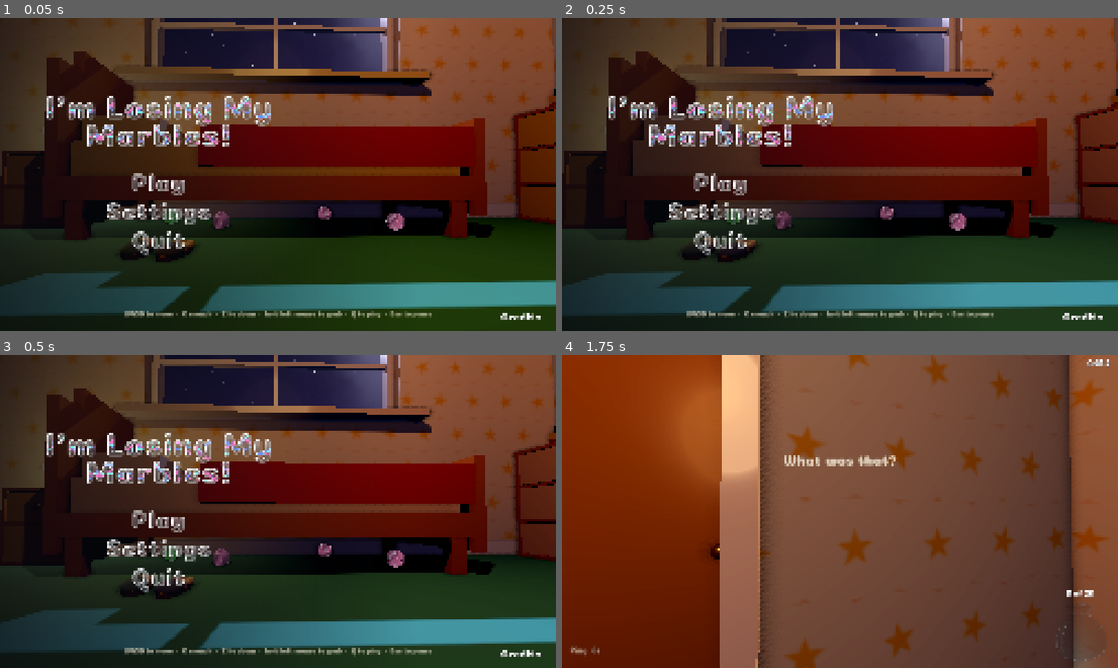
Above: before the commit, frames 1-4 (two rows, left to right).
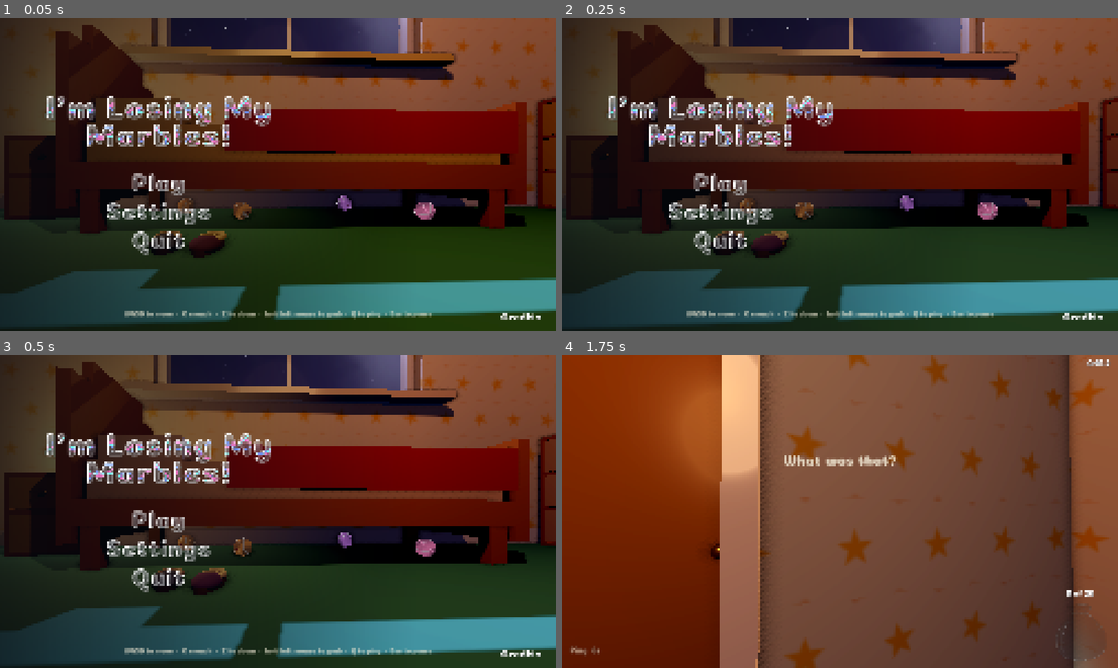
Above: after the commit, the same moments.

Repository: westo27/rummage
Game: Godot game, scene res://scenes/title.tscn
Two runs of this game, one before a commit and one after it. Both use one fixed random seed, a clock stepped at 60 frames per second and the inputs below.
Inputs (mouse positions are in pixels of both pictures, inside the frame that each line leads up to):
- Up to frame 1 (0.05 s): no input
- Up to frame 2 (0.25 s): no input
- Up to frame 3 (0.5 s): no input
- Up to frame 4 (1.75 s): click (717, 520) at 0.5 s; tap Enter at 1.25 s; move the mouse to (867, 511) at 1.27 s; hold W (move_forward) from 1.28 s (still down); hold Q (ping) from 1.28 s (still down); click (867, 511) at 1.42 s; tap Shift (run) at 1.55 s

The runs differ from the first frame. In frame 1, 35% of the frame differs, in the area x 0-100%, y 0-99%; in frame 2, 35%; in frame 3, 35%; in frame 4, nothing differs.

Commit message:
Doodle faces: 20 named variants (new eyes, mouths, brows, nose, freckles, moustache, glasses, tuft) and a numbered sheet to choose from

Diff:
--- a/scripts/doodle_face.gd
+++ b/scripts/doodle_face.gd
@@ -6,22 +6,63 @@
 ## The creature's shader (creature_marble.gdshader) draws it in 3D; draw()
 ## here is the bag's small 2D version.
 
-enum Eyes { DOTS, RINGS, LASHES }
-enum Mouth { SMILE, GRIN, WONKY }
+enum Eyes { DOTS, RINGS, LASHES, BEANS, GOOGLY, SLEEPY, STARS, HEARTS, SPIRAL, WINK }
+enum Mouth { SMILE, GRIN, WONKY, CAT, TONGUE, BUCK, ZIGZAG, KISS, TOOTHY }
+## Extra bits, as flags.
+const BROWS: int = 1
+const NOSE: int = 2
+const FRECKLES: int = 4
+const TASH: int = 8
+const GLASSES: int = 16
+const TUFT: int = 32
+
+## The named faces: [name, eyes, mouth, extras].
+const VARIANTS: Array = [
+	["Classic", Eyes.DOTS, Mouth.SMILE, 0],
+	["Ringo", Eyes.RINGS, Mouth.GRIN, 0],
+	["Lashes", Eyes.LASHES, Mouth.SMILE, 0],
+	["Bean", Eyes.BEANS, Mouth.CAT, 0],
+	["Googly", Eyes.GOOGLY, Mouth.WONKY, 0],
+	["Dozy", Eyes.SLEEPY, Mouth.SMILE, 0],
+	["Starry", Eyes.STARS, Mouth.GRIN, 0],
+	["Lovey", Eyes.HEARTS, Mouth.SMILE, 0],
+	["Cheeky", Eyes.DOTS, Mouth.TONGUE, 0],
+	["Bucky", Eyes.RINGS, Mouth.BUCK, NOSE],
+	["Swot", Eyes.DOTS, Mouth.SMILE, GLASSES | NOSE],
+	["Worrier", Eyes.GOOGLY, Mouth.ZIGZAG, BROWS],
+	["Freckles", Eyes.RINGS, Mouth.GRIN, FRECKLES],
+	["Tash", Eyes.DOTS, Mouth.SMILE, TASH | NOSE],
+	["Kissy", Eyes.LASHES, Mouth.KISS, 0],
+	["Toothy", Eyes.BEANS, Mouth.TOOTHY, BROWS],
+	["Dizzy", Eyes.SPIRAL, Mouth.WONKY, 0],
+	["Tufty", Eyes.DOTS, Mouth.CAT, TUFT],
+	["Winky", Eyes.WINK, Mouth.TONGUE, 0],
+	["Posh", Eyes.LASHES, Mouth.SMILE, BROWS | NOSE],
+]
+## Which of VARIANTS creatures pick from.
+const IN_PLAY: Array[int] = [0, 1, 2, 3, 4, 5, 6, 7, 8, 9, 10, 11, 12, 13, 14, 15, 16, 17, 18, 19]
 
 const INK := Color(0.03, 0.02, 0.09)
 const CHEEK := Color(1.0, 0.42, 0.55, 0.6)
 
 var eyes: Eyes = Eyes.DOTS
 var mouth: Mouth = Mouth.SMILE
+var extras: int = 0
 ## -1..1: one eye a touch bigger and higher than the other.
 var lop: float = 0.0
 
 
 static func random() -> DoodleFace:
+	return variant(IN_PLAY.pick_random())
+
+
+## One of VARIANTS, drawn a little lopsided at random.
+static func variant(index: int) -> DoodleFace:
 	var face := DoodleFace.new()
-	face.eyes = randi() % Eyes.size() as Eyes
-	face.mouth = randi() % Mouth.size() as Mouth
+	var v: Array = VARIANTS[index]
+	face.eyes = v[1]
+	face.mouth = v[2]
+	face.extras = v[3]
 	face.lop = randf_range(-1.0, 1.0)
 	return face
 
@@ -29,6 +70,7 @@
 func apply(mat: ShaderMaterial) -> void:
 	mat.set_shader_parameter("face_eyes", eyes)
 	mat.set_shader_parameter("face_mouth", mouth)
+	mat.set_shader_parameter("face_extras", extras)
 	mat.set_shader_parameter("face_lop", lop)
 
 
--- a/shaders/creature_marble.gdshader
+++ b/shaders/creature_marble.gdshader
@@ -16,11 +16,13 @@
 // How brightly the glass glows on its own, so it reads in the dark room.
 uniform float glow = 0.5;
 
-// Which face this marble has (picked by Creature, shared with its bag
-// marble): eyes 0 dots, 1 rings, 2 rings with lashes; mouth 0 smile, 1 open
-// grin, 2 wonky smile; and how lopsided it's drawn, -1..1.
+// Which face this marble has (picked by Creature from DoodleFace, shared
+// with its bag marble): the kind of eyes and mouth (see doodle_eye and
+// doodle_mouth), extras as bits (see doodle_extras), and how lopsided it's
+// drawn, -1..1.
 uniform int face_eyes = 0;
 uniform int face_mouth = 0;
+uniform int face_extras = 0;
 uniform float face_lop = 0.0;
 // Per eye (x left, y right): size, height (0 shut .. 1 open), pupil size
 // (under 1 when wide-eyed).
@@ -105,58 +107,179 @@
 	return 1.0 - smoothstep(w - aa, w, length(pa - ba * h));
 }
 
-// One doodled eye. kind 0: an inked dot. 1: a ring with a dot pupil.
-// 2: a ring and dot with three lashes. `open` squashes it shut (blink,
-// squint); `wide` draws it bigger with a smaller pupil. Returns (ink, the
-// little highlight left blank in the pupil, which is what glints).
-vec2 doodle_eye(vec2 f, vec2 c, float size, float open, float wide, vec2 look, int kind, float s) {
+// One doodled eye; `side` is -1 for the left, 1 for the right. Kinds:
+// 0 inked dot, 1 ring with a dot pupil, 2 ring and dot with lashes, 3 tall
+// bean, 4 googly (big ring, small droopy pupil), 5 sleepy (half-lidded),
+// 6 star, 7 heart, 8 spiral, 9 winking (the right eye a "^").
+// `open` squashes it shut (blink, squint); `wide` draws it bigger. Returns
+// (ink, the little highlight left blank in it, which is what glints).
+vec2 doodle_eye(vec2 f, vec2 c, float size, float open, float wide, vec2 look, int kind, float side, float s) {
 	float h = max(open, 0.05);
 	vec2 g = vec2(f.x, c.y + (f.y - c.y) / h);  // squash toward the eye's middle line
 	float r = 0.11 * size * (1.0 + wide * 0.35);
 	float w = 0.03;
+	float aa = fwidth(f.x) * 1.2;
 	if (open < 0.3) {
 		// Shut: just a line.
 		return vec2(ink_stroke(f, c - vec2(r, 0.0), c + vec2(r, 0.0), w), 0.0);
 	}
+	if (kind == 9 && side > 0.0) {
+		return vec2(ink_ring(f, c - vec2(0.0, 0.05), 0.1, w, s, 0.35, 2.79), 0.0);
+	}
 	float pupil_r = r * mix(0.55, 0.38, wide);
 	vec2 pc = c + look * r * 0.45 + vec2(0.0, -r * 0.1);
-	vec2 dot_r = kind == 0 ? vec2(r * 0.62, r * 0.78) : vec2(pupil_r);
-	float spark = ink_dot(g, pc + vec2(-0.32, 0.36) * dot_r, dot_r * 0.3, s + 7.0);
+	vec2 d = (g - c) / r;
+	float ink = 0.0;
+	vec2 dot_r = vec2(pupil_r);
+	bool has_spark = true;
 	if (kind == 0) {
-		return vec2(ink_dot(g, pc, dot_r, s) * (1.0 - spark), spark);
-	}
-	float eye = max(ink_ring(g, c, r, w, s, -4.0, 4.0), ink_dot(g, pc, vec2(pupil_r), s + 3.0));
-	if (kind == 2) {
-		for (int i = 0; i < 3; i++) {
-			float a = 1.15 + float(i) * 0.42;
-			vec2 dir = vec2(cos(a), sin(a));
-			if (c.x < 0.0) {
-				dir.x = -dir.x;  // lashes flick outward on both sides
+		dot_r = vec2(r * 0.62, r * 0.78);
+		ink = ink_dot(g, pc, dot_r, s);
+	} else if (kind == 3) {
+		dot_r = vec2(r * 0.5, r * 1.05);
+		ink = ink_dot(g, pc, dot_r, s);
+	} else if (kind == 4) {
+		// The pupil rattles round the bottom of a big ring.
+		pc = c + look * r * 0.7 + vec2(0.0, -r * 0.6);
+		dot_r = vec2(r * 0.36);
+		ink = max(ink_ring(g, c, r * 1.25, w, s, -4.0, 4.0), ink_dot(g, pc, dot_r, s + 3.0));
+	} else if (kind == 5) {
+		// A heavy lid across the middle, the pupil peeping under it.
+		pc = c + vec2(look.x * r * 0.4, -r * 0.42);
+		dot_r = vec2(r * 0.42);
+		float pupil = ink_dot(g, pc, dot_r, s + 3.0) * step(g.y, c.y + r * 0.05);
+		ink = max(max(ink_ring(g, c, r, w, s, -3.14, 0.1), ink_stroke(g, c + vec2(-r * 1.05, r * 0.05), c + vec2(r * 1.05, r * 0.05), w)), pupil);
+	} else if (kind == 6) {
+		float ang = atan(d.y, d.x);
+		float k = pow(0.5 + 0.5 * cos(5.0 * (ang - 1.5708)), 2.5);
+		float edge = mix(0.48, 1.12, k);
+		ink = 1.0 - smoothstep(edge - aa / r, edge, length(d));
+		pc = c;
+		dot_r = vec2(r * 0.4);
+	} else if (kind == 7) {
+		vec2 q = d * 1.25 + vec2(0.0, 0.25);
+		float hh = pow(q.x * q.x + q.y * q.y - 1.0, 3.0) - q.x * q.x * q.y * q.y * q.y;
+		ink = 1.0 - smoothstep(-0.02, 0.02, hh);
+		pc = c + vec2(0.0, r * 0.1);
+		dot_r = vec2(r * 0.45);
+	} else if (kind == 8) {
+		vec2 e = d / 1.3;
+		float rr = length(e);
+		float a = atan(e.y, e.x) / 6.283;
+		float dist = abs(fract(rr * 1.6 - a + 0.5) - 0.5) / 1.6 * 1.3;
+		float lw = w * 0.75 / r;
+		ink = (1.0 - smoothstep(lw - aa / r, lw, dist)) * step(rr, 1.0);
+		has_spark = false;
+	} else {
+		ink = max(ink_ring(g, c, r, w, s, -4.0, 4.0), ink_dot(g, pc, dot_r, s + 3.0));
+		if (kind == 2) {
+			for (int i = 0; i < 3; i++) {
+				float a = 1.15 + float(i) * 0.42;
+				vec2 dir = vec2(cos(a), sin(a));
+				dir.x *= -side;  // lashes flick outward on both sides
+				ink = max(ink, ink_stroke(g, c + dir * r, c + dir * r * 1.55, w * 0.8));
 			}
-			eye = max(eye, ink_stroke(g, c + dir * r, c + dir * r * 1.55, w * 0.8));
 		}
 	}
-	return vec2(eye * (1.0 - spark), spark);
-}
-
-// The doodled mouth. kind 0: a smile. 1: an open grin, outlined. 2: a
-// wonky line with a dimple. Startled is always a little "o"; happy, a big grin.
+	float spark = has_spark ? ink_dot(g, pc + vec2(-0.32, 0.36) * dot_r, dot_r * 0.3, s + 7.0) : 0.0;
+	return vec2(ink * (1.0 - spark), spark);
+}
+
+// The doodled mouth. Kinds: 0 smile, 1 open grin, 2 wonky smile with a
+// dimple, 3 cat "w", 4 tongue out, 5 buck teeth, 6 nervous zigzag,
+// 7 kissy "3", 8 toothy grin. Startled is always a little "o"; happy, a big
+// grin (toothy stays toothy).
 float doodle_mouth(vec2 f, int kind, float wide, float happy_amount, float s) {
 	vec2 c = vec2(0.0, -0.17);
 	float w = 0.028;
 	if (wide > 0.5) {
 		return ink_ring(f, c - vec2(0.0, 0.03), 0.045, w, s, -4.0, 4.0);
 	}
-	if (happy_amount > 0.5 || kind == 1) {
+	if (kind == 1 || kind == 8 || happy_amount > 0.5) {
 		// Flat top and a round bottom, like a "D" on its side.
-		float top = ink_stroke(f, c + vec2(-0.12, 0.0), c + vec2(0.12, 0.0), w);
-		return max(top, ink_ring(f, c, 0.12, w, s, -3.14, 0.0));
+		float m = max(ink_stroke(f, c + vec2(-0.12, 0.0), c + vec2(0.12, 0.0), w), ink_ring(f, c, 0.12, w, s, -3.14, 0.0));
+		if (kind == 8) {
+			m = max(m, ink_stroke(f, c + vec2(-0.1, -0.05), c + vec2(0.1, -0.05), w * 0.7));
+			for (int i = 0; i < 3; i++) {
+				float x = -0.05 + float(i) * 0.05;
+				m = max(m, ink_stroke(f, c + vec2(x, 0.0), c + vec2(x, -0.05), w * 0.7));
+			}
+		}
+		return m;
 	}
 	if (kind == 2) {
 		float line = ink_ring(f, c + vec2(0.0, 0.16), 0.2, w, s, -2.0, -1.15);
 		return max(line, ink_stroke(f, c + vec2(0.085, -0.035), c + vec2(0.105, -0.005), w * 0.8));
 	}
+	if (kind == 3) {
+		return max(ink_ring(f, c + vec2(-0.045, 0.02), 0.045, w, s, -3.14, 0.0),
+			ink_ring(f, c + vec2(0.045, 0.02), 0.045, w, s + 1.0, -3.14, 0.0));
+	}
+	if (kind == 4) {
+		float smile = ink_ring(f, c + vec2(0.0, 0.07), 0.1, w, s, -2.6, -0.55);
+		return max(smile, ink_ring(f, c + vec2(0.03, -0.035), 0.05, w * 0.9, s + 2.0, -3.14, 0.0));
+	}
+	if (kind == 5) {
+		float smile = ink_ring(f, c + vec2(0.0, 0.07), 0.1, w, s, -2.6, -0.55);
+		vec2 t = c + vec2(0.0, -0.03);
+		float teeth = max(max(ink_stroke(f, t + vec2(-0.055, 0.0), t + vec2(-0.055, -0.065), w * 0.8),
+			ink_stroke(f, t, t + vec2(0.0, -0.065), w * 0.8)),
+			max(ink_stroke(f, t + vec2(0.055, 0.0), t + vec2(0.055, -0.065), w * 0.8),
+			ink_stroke(f, t + vec2(-0.055, -0.065), t + vec2(0.055, -0.065), w * 0.8)));
+		return max(smile, teeth);
+	}
+	if (kind == 6) {
+		float z = 0.0;
+		for (int i = 0; i < 4; i++) {
+			float x0 = -0.1 + float(i) * 0.05;
+			float y0 = mod(float(i), 2.0) < 0.5 ? 0.0 : -0.03;
+			z = max(z, ink_stroke(f, c + vec2(x0, y0 - 0.02), c + vec2(x0 + 0.05, -0.03 - y0 - 0.02), w));
+		}
+		return z;
+	}
+	if (kind == 7) {
+		return max(ink_ring(f, c + vec2(-0.02, 0.02), 0.045, w, s, -1.8, 1.8),
+			ink_ring(f, c + vec2(-0.02, -0.065), 0.045, w, s + 1.0, -1.8, 1.8));
+	}
 	return ink_ring(f, c + vec2(0.0, 0.07), 0.1, w, s, -2.6, -0.55);
+}
+
+// The extras some faces have (bits of face_extras): 1 brows, 2 nose,
+// 4 freckles (instead of scribbled cheeks), 8 moustache, 16 glasses, 32 a
+// tuft of hair. Returns the ink.
+float doodle_extras(vec2 f, int extras, vec2 lc, vec2 rc, float s) {
+	float w = 0.028;
+	float ink = 0.0;
+	if ((extras & 1) != 0) {
+		ink = max(ink, max(ink_ring(f, lc - vec2(0.0, 0.02), 0.25, w, s, 1.25, 1.9),
+			ink_ring(f, rc - vec2(0.0, 0.02), 0.25, w, s + 1.0, 1.24, 1.89)));
+	}
+	if ((extras & 2) != 0) {
+		ink = max(ink, ink_ring(f, vec2(0.0, -0.05), 0.03, w * 0.85, s, -3.0, -0.14));
+	}
+	if ((extras & 4) != 0) {
+		for (int i = 0; i < 3; i++) {
+			vec2 o = vec2(-0.04 + float(i) * 0.04, mod(float(i), 2.0) * -0.03);
+			ink = max(ink, ink_dot(f, vec2(-0.42, -0.1) + o, vec2(0.013), s + float(i)));
+			ink = max(ink, ink_dot(f, vec2(0.42, -0.1) + o, vec2(0.013), s + float(i) + 5.0));
+		}
+	}
+	if ((extras & 8) != 0) {
+		ink = max(ink, max(ink_dot(f, vec2(-0.075, -0.105), vec2(0.085, 0.035), s),
+			ink_dot(f, vec2(0.075, -0.105), vec2(0.085, 0.035), s + 2.0)));
+		ink = max(ink, max(ink_ring(f, vec2(-0.165, -0.07), 0.045, w * 0.9, s, -3.14, -0.6),
+			ink_ring(f, vec2(0.165, -0.07), 0.045, w * 0.9, s + 1.0, -2.54, 0.0)));
+	}
+	if ((extras & 16) != 0) {
+		float gr = 0.17;
+		ink = max(ink, max(ink_ring(f, lc, gr, w, s, -4.0, 4.0), ink_ring(f, rc, gr, w, s + 1.0, -4.0, 4.0)));
+		ink = max(ink, ink_stroke(f, lc + vec2(gr, 0.02), rc - vec2(gr, -0.02), w));
+	}
+	if ((extras & 32) != 0) {
+		ink = max(ink, max(ink_stroke(f, vec2(-0.05, 0.4), vec2(-0.09, 0.5), w),
+			max(ink_stroke(f, vec2(0.0, 0.41), vec2(0.0, 0.53), w), ink_stroke(f, vec2(0.05, 0.4), vec2(0.09, 0.5), w))));
+	}
+	return ink;
 }
 
 // Pink pencil scribbled in a patch: the cheeks.
@@ -216,8 +339,8 @@
 		vec2 wide = clamp((1.0 - pupil_size) / 0.4, 0.0, 1.0);
 		vec2 lc = vec2(-0.25, 0.06 + lop * 0.1);
 		vec2 rc = vec2(0.25, 0.06 - lop * 0.1);
-		vec2 le = doodle_eye(f, lc, eye_size.x * (1.0 + lop), eye_height.x, wide.x, pupil_offset.xy, face_eyes, s);
-		vec2 re = doodle_eye(f, rc, eye_size.y * (1.0 - lop), eye_height.y, wide.y, pupil_offset.zw, face_eyes, s + 1.0);
+		vec2 le = doodle_eye(f, lc, eye_size.x * (1.0 + lop), eye_height.x, wide.x, pupil_offset.xy, face_eyes, -1.0, s);
+		vec2 re = doodle_eye(f, rc, eye_size.y * (1.0 - lop), eye_height.y, wide.y, pupil_offset.zw, face_eyes, 1.0, s + 1.0);
 		float eyes = max(le.x, re.x) * (1.0 - happy);
 		float spark = max(le.y, re.y) * (1.0 - happy);
 		float arcs = max(ink_ring(f, lc - vec2(0.0, 0.05), 0.1, 0.03, s, 0.35, 2.79),
@@ -225,8 +348,10 @@
 		float m = doodle_mouth(f, face_mouth, max(wide.x, wide.y) * (1.0 - happy), happy, s + 2.0);
 		float cheeks = max(scribble(f, vec2(-0.42, -0.12), vec2(0.1, 0.065), s),
 			scribble(f, vec2(0.42, -0.12), vec2(0.1, 0.065), s + 4.0));
+		cheeks *= (face_extras & 4) != 0 ? 0.0 : 1.0;  // freckles instead
+		float extras = doodle_extras(f, face_extras, lc, rc, s + 3.0);
 		// Felt-tip on glass: dark blue-black.
-		float line = max(max(eyes, arcs), m);
+		float line = max(max(max(eyes, arcs), m), extras);
 		col = mix(col, vec3(1.0, 0.42, 0.55), cheeks);
 		col = mix(col, vec3(0.03, 0.02, 0.09), line);
 		col = mix(col, vec3(1.0), spark);
--- /dev/null
+++ b/tests/shoot_face_variants.gd
@@ -0,0 +1,93 @@
+extends Node
+## Every named felt-tip face (DoodleFace.VARIANTS) on one numbered sheet, for
+## choosing which ones creatures use. Needs a real window.
+## Run: Godot --path . --resolution 1500x1360 res://tests/shoot_face_variants.tscn
+## Writes face_variants.png to user://shots.
+
+const CreatureScene: PackedScene = preload("res://scenes/creature.tscn")
+const OUT: String = "user://shots"
+const COLUMNS: int = 5
+const GAP: float = 0.15
+## Room under each ball for its label, in metres.
+const LABEL_ROOM: float = 0.035
+
+
+func _ready() -> void:
+	_run.call_deferred()
+
+
+func _run() -> void:
+	DirAccess.make_dir_recursive_absolute(OUT)
+	var env := Environment.new()
+	env.background_mode = Environment.BG_COLOR
+	env.background_color = Color(0.06, 0.03, 0.11)
+	env.ambient_light_source = Environment.AMBIENT_SOURCE_COLOR
+	env.ambient_light_color = Color(0.55, 0.5, 0.75)
+	env.ambient_light_energy = 0.3
+	env.tonemap_mode = Environment.TONE_MAPPER_FILMIC
+	var world := WorldEnvironment.new()
+	world.environment = env
+	add_child(world)
+	var key := DirectionalLight3D.new()
+	key.light_color = Color(1.0, 0.88, 0.75)
+	key.light_energy = 1.4
+	add_child(key)
+	key.look_at_from_position(Vector3(-1.0, 1.2, -1.5), Vector3.ZERO)
+
+	var count: int = DoodleFace.VARIANTS.size()
+	var rows: int = ceili(float(count) / COLUMNS)
+	var camera := Camera3D.new()
+	camera.projection = Camera3D.PROJECTION_ORTHOGONAL
+	camera.size = (GAP + LABEL_ROOM) * rows + 0.02
+	add_child(camera)
+	camera.look_at_from_position(Vector3(0.0, 0.0, -2.0), Vector3.ZERO)
+	camera.make_current()
+
+	var labels := CanvasLayer.new()
+	add_child(labels)
+	var spots: Array[Vector3] = []
+	for i in count:
+		var row: int = i / COLUMNS
+		var col: int = i % COLUMNS
+		# The camera looks down +Z from -Z, so screen right is world -X.
+		var at := Vector3(((COLUMNS - 1) * 0.5 - col) * GAP,
+			((rows - 1) * 0.5 - row) * (GAP + LABEL_ROOM) + LABEL_ROOM * 0.5, 0.0)
+		_creature(at, i, camera)
+		spots.append(at)
+	await get_tree().process_frame
+	for i in count:
+		var under: Vector2 = camera.unproject_position(spots[i] + Vector3(0.0, -0.066, 0.0))
+		var label := UiStyle.label("%d  %s" % [i + 1, DoodleFace.VARIANTS[i][0]], 26, UiStyle.CREAM)
+		label.horizontal_alignment = HORIZONTAL_ALIGNMENT_CENTER
+		label.size = Vector2(260.0, 40.0)
+		label.position = under - Vector2(130.0, 0.0)
+		labels.add_child(label)
+	for i in 30:
+		await get_tree().process_frame
+	get_viewport().get_texture().get_image().save_png("%s/face_variants.png" % OUT)
+	print("RESULT face variants in %s" % ProjectSettings.globalize_path(OUT))
+	get_tree().quit()
+
+
+func _creature(at: Vector3, index: int, camera: Camera3D) -> void:
+	var c := CreatureScene.instantiate() as Creature
+	add_child(c)
+	c.process_mode = Node.PROCESS_MODE_DISABLED
+	(c.get_node("Glow") as Light3D).visible = false
+	c.global_position = at
+	var mat := (c.get_node("Visual/Body") as MeshInstance3D).material_override as ShaderMaterial
+	mat.set_shader_parameter("tint", Creature.BODY_COLORS[index % Creature.BODY_COLORS.size()])
+	mat.set_shader_parameter("seed", 0.17 * index)
+	var face := DoodleFace.variant(index)
+	face.lop = 0.0  # drawn straight, so they compare fairly
+	face.apply(mat)
+	var visual := c.get_node("Visual") as Node3D
+	visual.look_at(camera.global_position, Vector3.UP)
+	# Tipped a little below the camera, as they're seen in play.
+	visual.basis = visual.basis * Basis(Vector3.RIGHT, deg_to_rad(-10.0))
+	var eyes := c.get_node("Visual/Eyes") as CreatureEyes
+	eyes.look_target = camera.global_position
+	eyes.set("_mood_left", 0.0)
+	eyes.set("_next_blink", 1000.0)
+	for i in 4:
+		eyes.step(1.0)
--- /dev/null
+++ b/tests/shoot_face_variants.tscn
@@ -0,0 +1,6 @@
+[gd_scene format=3]
+
+[ext_resource type="Script" path="res://tests/shoot_face_variants.gd" id="1"]
+
+[node name="ShootFaceVariants" type="Node"]
+script = ExtResource("1")
